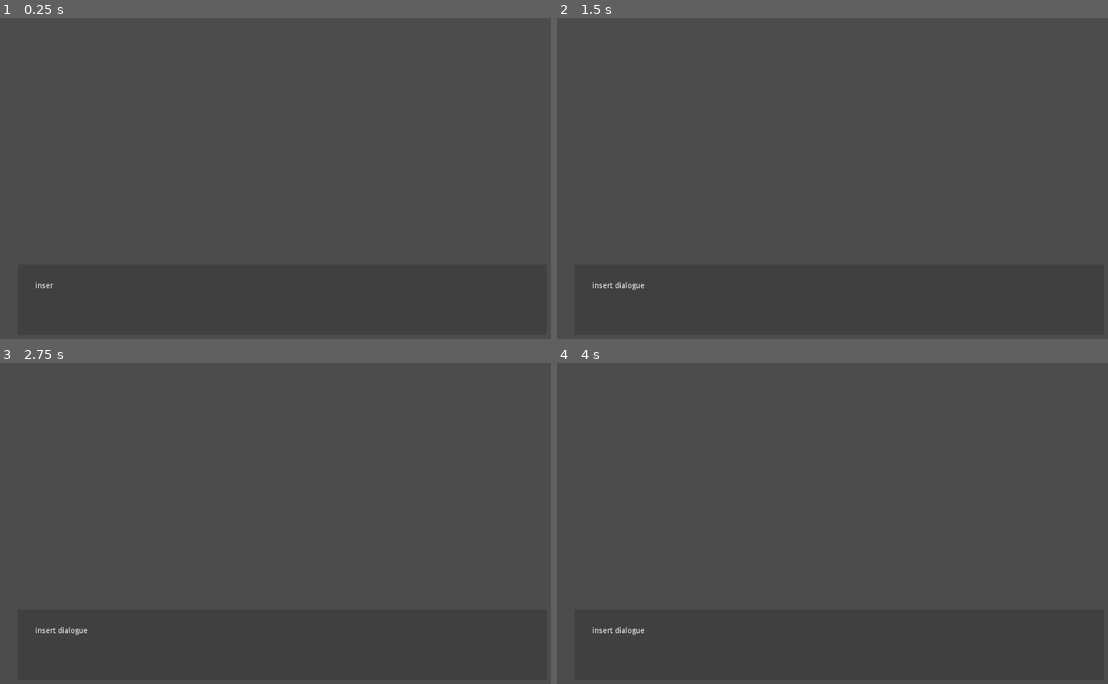
Above: before the commit, frames 1-4 (two rows, left to right).
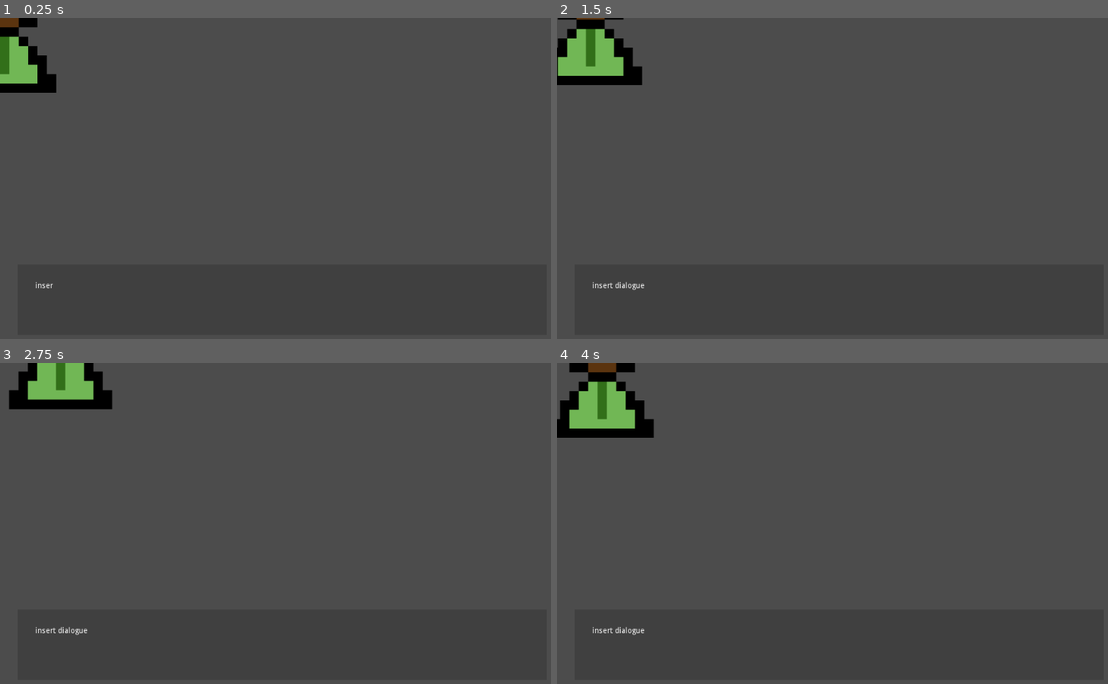
Above: after the commit, the same moments.

Repository: DerpScarab/ComputerScienceGaem
Game: Godot game, scene res://scenes/World.tscn
Two runs of this game, one before a commit and one after it. Both use one fixed random seed, a clock stepped at 60 frames per second and the inputs below. The project has no main scene, so this scene is started directly.
Inputs:
- Up to frame 1 (0.25 s): no input
- Up to frame 2 (1.5 s): tap Enter at 0.5 s; hold Right (ui_right) 0.53-1.28 s; hold Down (ui_down) from 1.28 s (still down)
- Up to frame 3 (2.75 s): release Down (ui_down) at 2.03 s; hold Right (ui_right) from 2.03 s (still down)
- Up to frame 4 (4 s): release Right (ui_right) at 2.78 s; hold Up (ui_up) 2.78-3.53 s; hold Left (ui_left) from 3.53 s (still down)

The runs differ from the first frame. In frame 1, 1.7% of the frame differs, in the area x 0-11%, y 0-24%; in frame 2, 2.5%; in frame 3, 2.3%; in frame 4, 3.0%, in the area x 0-18%, y 0-24%.
Error in both runs: Invalid get index 'type' (on base: 'InputEventKey'). (res://scenes/RichTextLabel.gd:15)

Commit message:
Uwu
We in this

Diff:
--- a/New Game Project/Player.tscn
+++ b/New Game Project/Player.tscn
@@ -1,3 +1,16 @@
-[gd_scene format=2]
+[gd_scene load_steps=4 format=2]
 
-[node name="Node2D" type="Node2D"]
+[ext_resource path="res://scenes/Player.gd" type="Script" id=1]
+[ext_resource path="res://Sprites/TempSprite.png" type="Texture" id=2]
+
+[sub_resource type="RectangleShape2D" id=1]
+extents = Vector2( 104.193, 135.841 )
+
+[node name="Player" type="KinematicBody2D"]
+script = ExtResource( 1 )
+
+[node name="Sprite" type="Sprite" parent="."]
+texture = ExtResource( 2 )
+
+[node name="CollisionShape2D" type="CollisionShape2D" parent="."]
+shape = SubResource( 1 )
--- a/New Game Project/TestRoom1.tscn
+++ b/New Game Project/TestRoom1.tscn
@@ -12,3 +12,7 @@
 
 [node name="Node2D" parent="TileMap" instance=ExtResource( 2 )]
 position = Vector2( 1002.21, 738.146 )
+
+[node name="Camera2D" type="Camera2D" parent="TileMap/Node2D"]
+current = true
+zoom = Vector2( 4, 4 )
--- a/New Game Project/scenes/World.tscn
+++ b/New Game Project/scenes/World.tscn
@@ -1,14 +1,11 @@
 [gd_scene load_steps=3 format=2]
 
-[ext_resource path="res://scenes/Player.gd" type="Script" id=1]
+[ext_resource path="res://Player.tscn" type="PackedScene" id=1]
 [ext_resource path="res://scenes/RichTextLabel.gd" type="Script" id=2]
 
 [node name="World" type="Node2D"]
 
-[node name="Player" type="KinematicBody2D" parent="."]
-script = ExtResource( 1 )
-
-[node name="CollisionShape2D" type="CollisionShape2D" parent="Player"]
+[node name="Node2D" parent="." instance=ExtResource( 1 )]
 
 [node name="Text Box" type="Polygon2D" parent="."]
 color = Color( 0.254902, 0.254902, 0.254902, 1 )
@@ -24,4 +21,5 @@
 [node name="Timer" type="Timer" parent="Text Box"]
 wait_time = 0.05
 autostart = true
+
 [connection signal="timeout" from="Text Box/Timer" to="Text Box/RichTextLabel" method="_on_Timer_timeout"]
Not shown, changed: New Game Project/Sprites/TempSprite.png.import
Not shown, added: New Game Project/project.godot~RF17a6751.TMP
